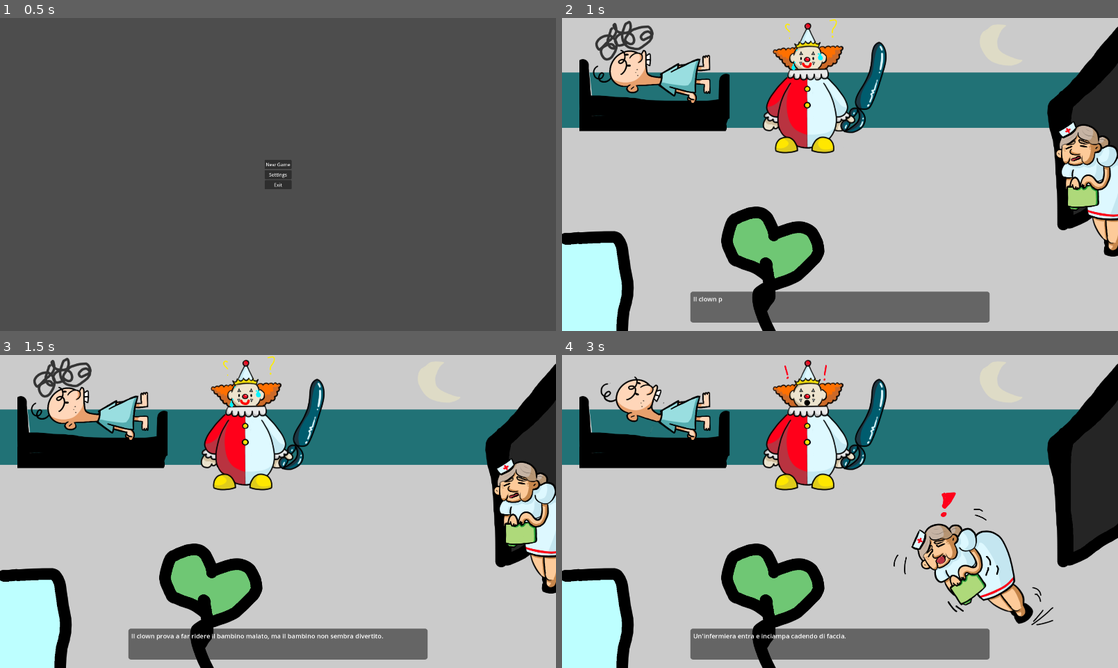
Above: before the commit, frames 1-4 (two rows, left to right).
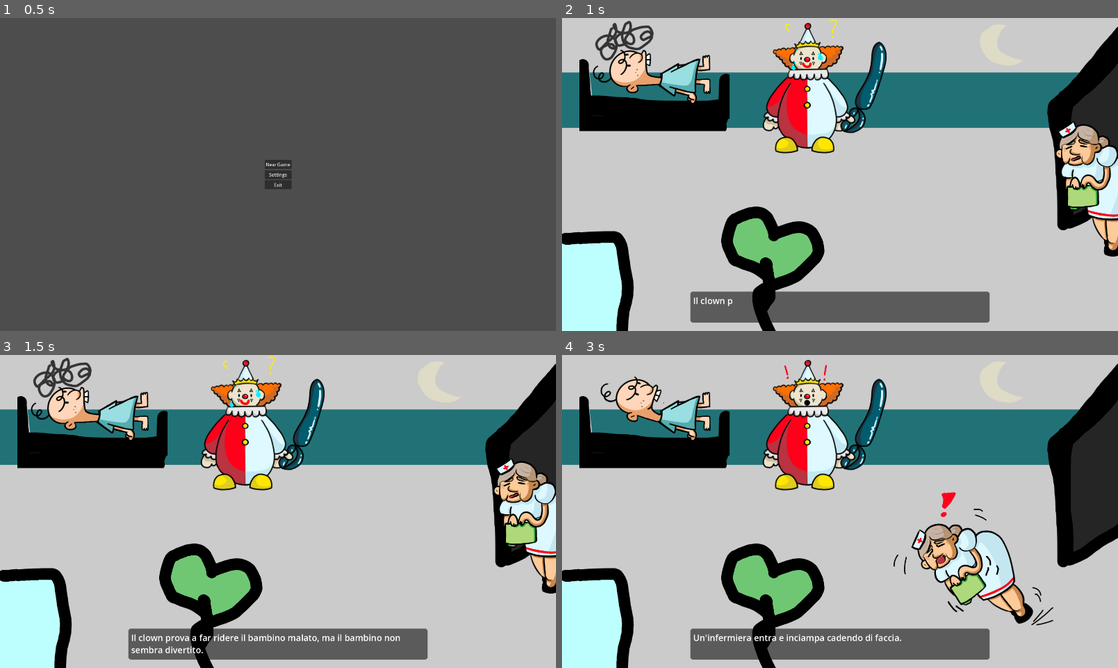
Above: after the commit, the same moments.

Repository: LorenzoFerri/GameJam2024
Game: Godot game, scene res://main_menu.tscn
Two runs of this game, one before a commit and one after it. Both use one fixed random seed, a clock stepped at 60 frames per second and the inputs below.
Inputs (mouse positions are in pixels of both pictures, inside the frame that each line leads up to):
- Up to frame 1 (0.5 s): no input
- Up to frame 2 (1 s): click "New Game" at 0.5 s
- Up to frame 3 (1.5 s): tap Enter (next) at 1.25 s; move the mouse to (400, 495) at 1.27 s; hold D (move_right) from 1.28 s (still down); click (400, 495) at 1.35 s
- Up to frame 4 (3 s): tap Space at 2 s; move the mouse to (728, 527) at 2.02 s; release D (move_right) at 2.03 s; hold S (move_down) 2.03-2.78 s; tap Shift (dash) at 2.1 s; tap Enter (next) at 2.75, 2.85 s; move the mouse to (895, 442) at 2.77 s; hold D (move_right) from 2.78 s (still down)

Frame 1 is identical in both runs. In frame 2, less than 0.1% of the frame differs, in the area x 23-31%, y 89-92%; in frame 3, 0.8%, in the area x 23-72%, y 89-96%; in frame 4, 0.5%.

Commit message:
#6 Adjust color and size of text box

Diff:
--- a/story/slideshow/slideshow.tscn
+++ b/story/slideshow/slideshow.tscn
@@ -7,7 +7,7 @@
 content_margin_top = 10.0
 content_margin_right = 10.0
 content_margin_bottom = 10.0
-bg_color = Color(0, 0, 0, 0.501961)
+bg_color = Color(0, 0, 0, 0.54902)
 border_color = Color(0, 0, 0, 0.501961)
 corner_radius_top_left = 10
 corner_radius_top_right = 10
@@ -44,7 +44,7 @@
 offset_bottom = -29.0
 grow_horizontal = 2
 grow_vertical = 0
-theme_override_font_sizes/normal_font_size = 22
+theme_override_font_sizes/normal_font_size = 30
 theme_override_styles/normal = SubResource("StyleBoxFlat_2i4os")
 text = "Placeholder"
 scroll_active = false
